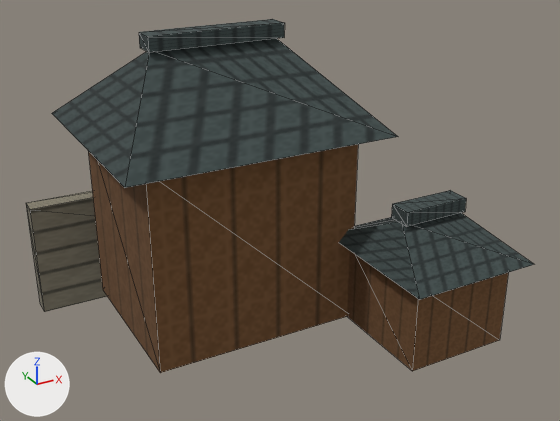
Before and after pictures for a commit that changed the glTF model app/src/main/assets/3d/field/domestic-STABLE-3-lod2.glb.
Camera for both pictures: a camera (50 mm lens) standing at (-0.713, -1.344, 0.98) and looking at (0.016, -0.018, 0.317). The lights are fixed; the arrows at lower left show +X, +Y and +Z. The picture after the commit comes second. Mesh edges are drawn as thin lines. Vertices at exactly the same position are counted once.
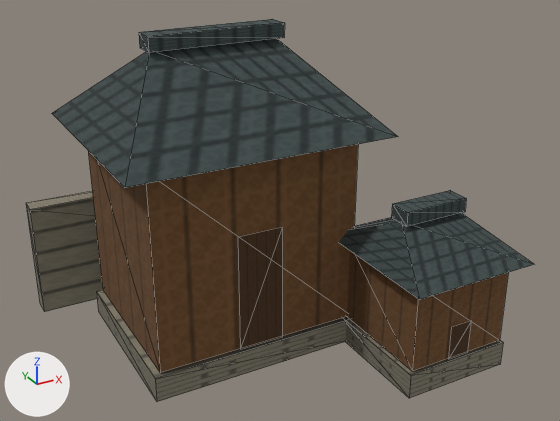
Location of each change, [x1, y1, x2, y2] in pixels of the pictures (560 x 421 px):
'Mesh_0', reshaped (8% taller): before [26, 19, 534, 373]; after [26, 19, 534, 402]
part 1 of me_mesh_0, added: after [96, 290, 350, 402]
part 2 of me_mesh_0, added: after [344, 317, 503, 398]
part 3 of me_mesh_0, added (brown): after [238, 227, 283, 349]
part 4 of me_mesh_0, added (brown): after [449, 321, 471, 359]

Patch to the scene script:
```diff
--- a/app/src/main/assets/3d/field/domestic-STABLE-3-lod2.glb.py
+++ b/app/src/main/assets/3d/field/domestic-STABLE-3-lod2.glb.py
@@ me_mesh_0 @@
 # used by ob_mesh_0; location = (0.0, 0.0, 0.0)
 # verts and faces of me_mesh_0; kept vertices keep their numbers, new ones are numbered from 98
-me_mesh_0.from_pydata(...)  # 98 vertices, 126 faces; spans x -0.43..0.42, y -0.382..0.4, z 0.0..0.695
+me_mesh_0.from_pydata(...)  # 122 vertices, 150 faces; spans x -0.43..0.42, y -0.382..0.4, z 0.0..0.695
+# me_mesh_0 part 1: the loose piece of 8 vertices spanning x -0.305..0.145, y -0.11..0.27, z 0.07..0.495 is copied, and the copy is scaled about its middle by (1.06, 1.04, 0.129), then moved by (0.0, 0.0, -0.245); it spans x -0.319..0.159, y -0.118..0.278, z 0.01..0.065
+# me_mesh_0 part 2: the loose piece of 8 vertices spanning x 0.26..0.28, y -0.28..-0.26, z 0.03..0.16 is copied, and the copy is scaled about its middle by (12.2, 13, 0.423), then moved by (-0.02, 0.05, -0.057); it spans x 0.128..0.372, y -0.35..-0.09, z 0.01..0.065
+# me_mesh_0 part 3
+verts[98] = (-0.13, -0.113, 0.07)  # pixel (240, 349)
+verts[99] = (-0.031, -0.113, 0.07)  # pixel (282, 336)
+verts[100] = (-0.031, -0.113, 0.327)  # pixel (282, 227)
+verts[101] = (-0.13, -0.113, 0.327)  # pixel (238, 237)
+faces += [(98, 99, 100), (98, 100, 101)]
+# me_mesh_0 part 4
+verts[102] = (0.225, -0.348, 0.07)  # pixel (448, 359)
+verts[103] = (0.275, -0.348, 0.07)  # pixel (467, 352)
+verts[104] = (0.275, -0.348, 0.146)  # pixel (471, 320)
+verts[105] = (0.225, -0.348, 0.146)  # pixel (451, 327)
+faces += [(102, 103, 104), (102, 104, 105)]
 me_mesh_0.materials.append(mat_material_0)
```
